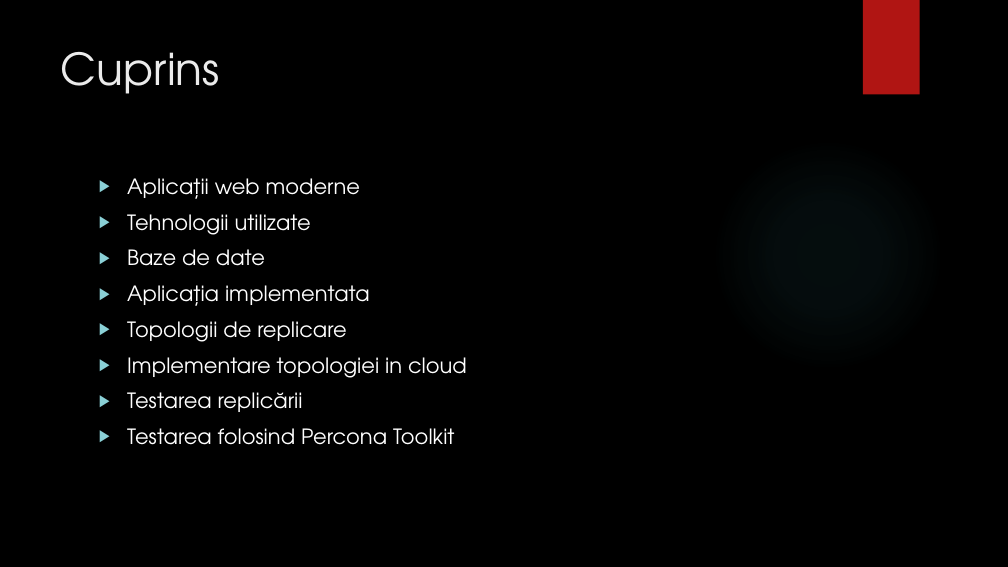
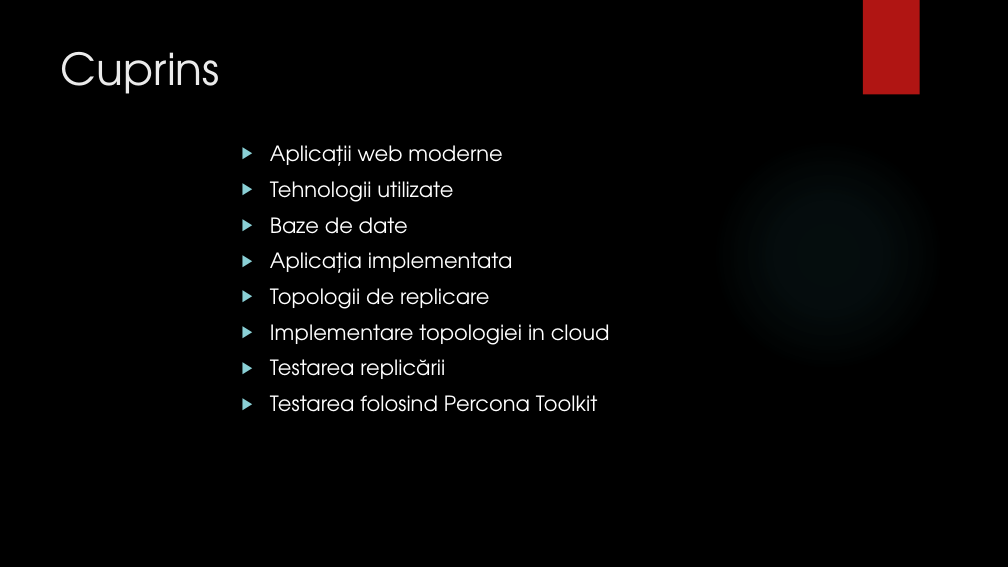
Before and after one commit to bogdanmatra/stoma, a slide deck: slide 2 of documentation/Prezentare_Licenta_Matragociu_Bogdan.pptx. Drawn at 1008x567 pixels with LibreOffice and Linux fonts; fonts in the diff are those of the drawing; background and template pictures are left out. Boxes give left, top, right and bottom in pixels: in the first picture for what was removed or moved away, otherwise in the second. Text is boxed around its words. In the diff, an @@ line names an element or a change of style, - is before the commit and + after.

```diff
--- a/documentation/Prezentare_Licenta_Matragociu_Bogdan.pptx
+++ b/documentation/Prezentare_Licenta_Matragociu_Bogdan.pptx
@@ text "Aplicații web moderne": place and size @@
-text "Aplicații web moderne" at (127, 178, 467, 445)
+text "Aplicații web moderne" at (270, 145, 610, 412)
```
Also in this commit, not shown: 2 other slides changed, 1 slide added.
